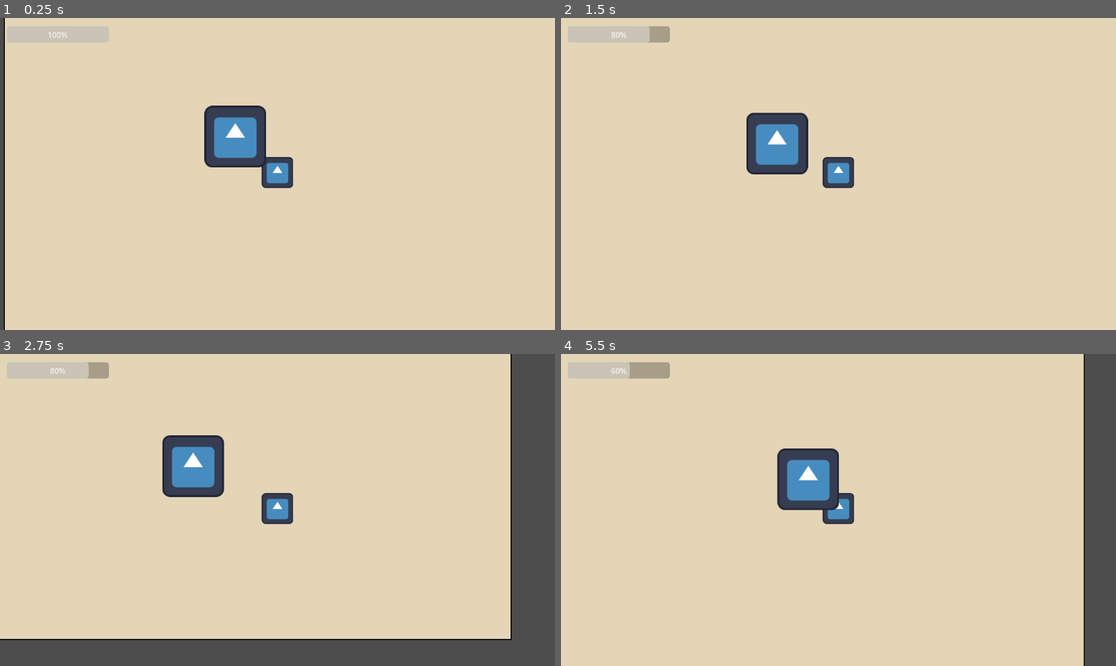
Above: before the commit, frames 1-4 (two rows, left to right).
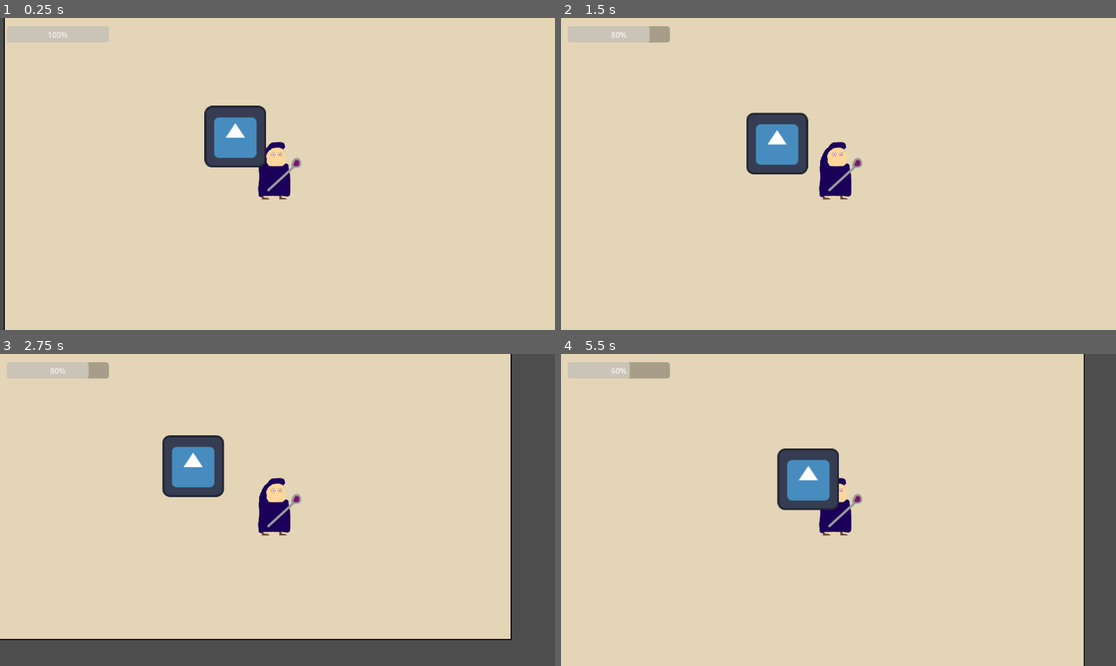
Above: after the commit, the same moments.

Repository: nuaht1/Eksamens-Projekt
Game: Godot game, scene res://node_2d.tscn
Same seed, same stepped clock (60 frames per second), same inputs: the game is played once before the commit and once after it. The engine's default icon, where the game draws it, is replaced by a stand-in: a white triangle on a blue panel in a dark square.
Inputs:
- Up to frame 1 (0.25 s): no input
- Up to frame 2 (1.5 s): hold Right (ui_right) 0.53-1.28 s; hold Down (ui_down) from 1.28 s (still down)
- Up to frame 3 (2.75 s): release Down (ui_down) at 2.03 s; hold Right (ui_right) from 2.03 s (still down)
- Up to frame 4 (5.5 s): release Right (ui_right) at 2.78 s; hold Up (ui_up) 2.78-3.53 s; hold Left (ui_left) 3.53-5.03 s; hold Down (ui_down) from 5.03 s (still down)

The runs differ from the first frame. In frame 1, 0.9% of the frame differs, in the area x 46-55%, y 39-59%; in frame 2, 1.0%; in frame 3, 1.0%; in frame 4, 0.7%.

Commit message:
player sprite added

Diff:
--- a/eksamens-projekt/node_2d.tscn
+++ b/eksamens-projekt/node_2d.tscn
@@ -1,10 +1,10 @@
 [gd_scene load_steps=13 format=4 uid="uid://bkkjhys5ah2op"]
 
 [ext_resource type="Script" uid="uid://dcxgmw6nod8eh" path="res://player.gd" id="1_0e48y"]
-[ext_resource type="Texture2D" uid="uid://dhxbajwqj3o7j" path="res://icon.svg" id="1_wtcfe"]
 [ext_resource type="PackedScene" uid="uid://bduinbsl18e0i" path="res://acid_slime.tscn" id="3_epypp"]
 [ext_resource type="Texture2D" uid="uid://7pdyl6gfx30m" path="res://tileset 1/tile 3.png" id="4_kdubu"]
 [ext_resource type="Texture2D" uid="uid://drkn8cb6ytltf" path="res://tileset 1/tile 2.png" id="5_d21ai"]
+[ext_resource type="Texture2D" uid="uid://dfyt23v2e64ky" path="res://prototype player.png" id="5_kdubu"]
 [ext_resource type="Texture2D" uid="uid://citqkx8fsof4b" path="res://tileset 1/tile 1.png" id="6_rj586"]
 
 [sub_resource type="TileSetAtlasSource" id="TileSetAtlasSource_4d7sh"]
@@ -85,7 +85,7 @@
 [node name="Sprite2D" type="Sprite2D" parent="CharacterBody2D"]
 position = Vector2(4.76837e-06, -3.00001)
 scale = Vector2(0.507813, 0.5)
-texture = ExtResource("1_wtcfe")
+texture = ExtResource("5_kdubu")
 
 [node name="NavigationRegion2D" type="NavigationRegion2D" parent="CharacterBody2D"]
 navigation_polygon = SubResource("NavigationPolygon_0e48y")
Binary file added: eksamens-projekt/prototype player.png
Not shown, added: eksamens-projekt/prototype player.png.import
